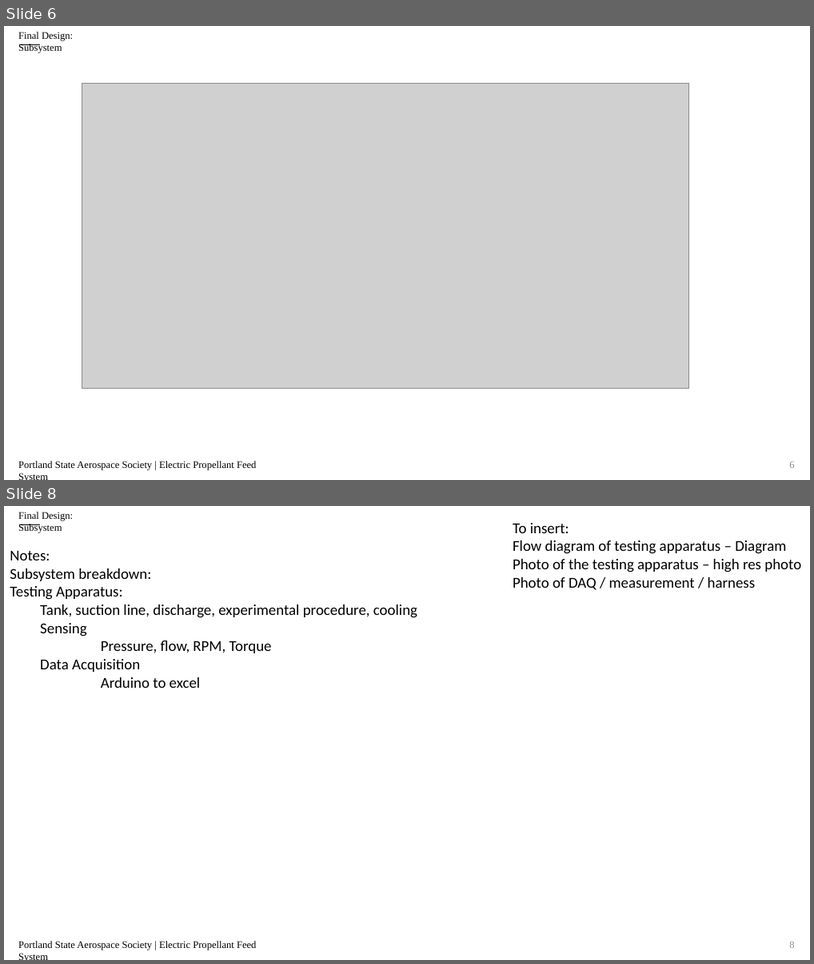
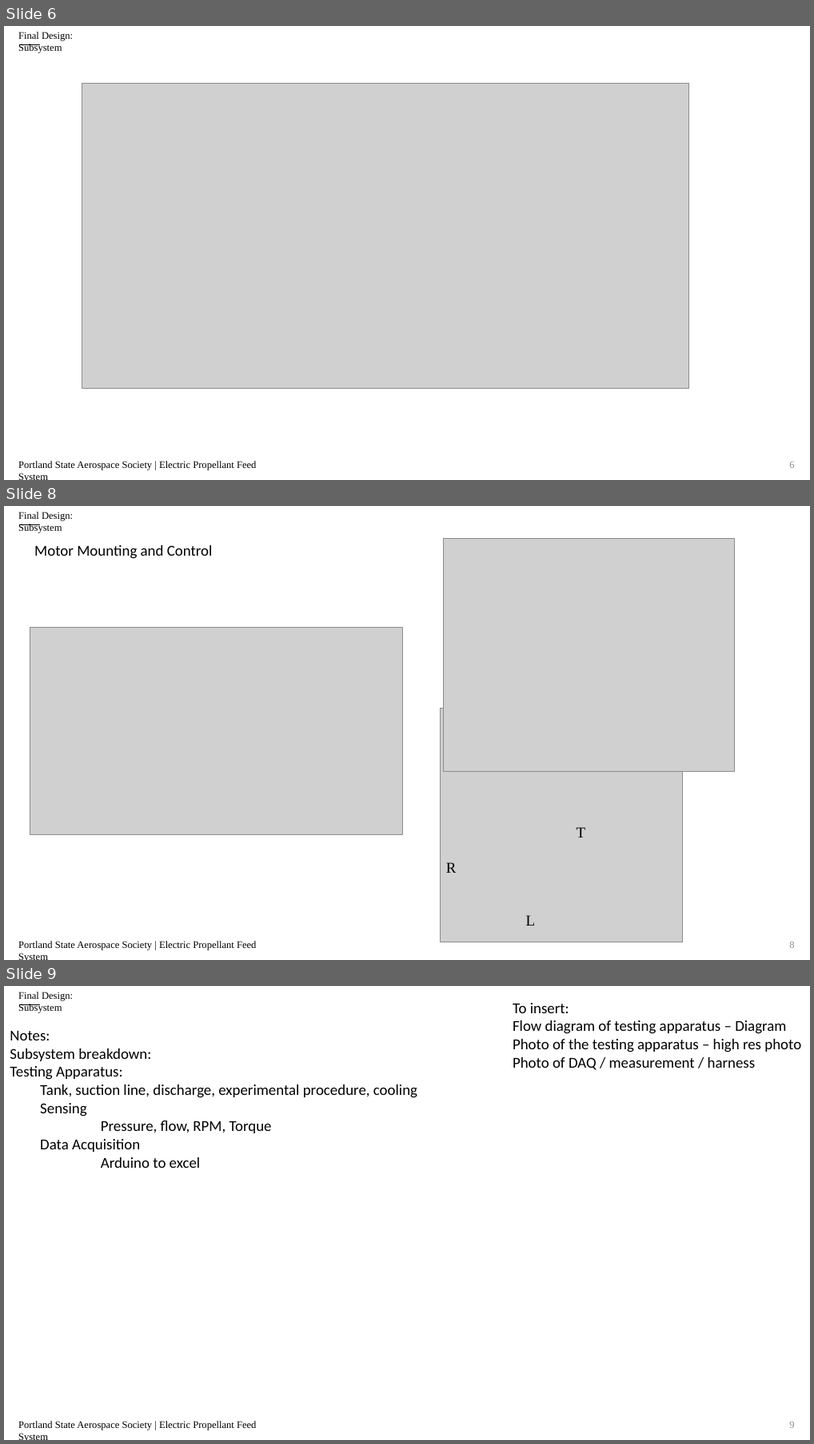
Before and after one commit to psas/electric-feed-system-prototype, a slide deck: Docs/Presentations/Slides/#5 design and subsystems.pptx. Shown one above the other, each under a label of ours: slides 6 and 8 before the commit, slides 6, 8 and 9 after it; the slides between them are not shown. The pictures are 814x964 and 814x1444 pixels, drawn with LibreOffice and Linux fonts; fonts in the diff are those of the drawing; grey boxes stand for pictures. Boxes give left, top, right and bottom in pixels: in the first picture for what was removed or moved away, otherwise in the second. Text is boxed around its words. In the diff, an @@ line names an element or a change of style, - is before the commit and + after.

```diff
--- a/Docs/Presentations/Slides/#5 design and subsystems.pptx
+++ b/Docs/Presentations/Slides/#5 design and subsystems.pptx
@@ slide 8 added at (4,506,810,960), background #FFFFFF @@
@@ text added at (18,512,73,533), 12 pt, text #000000 @@
+Final Design: Subsystem
@@ line added from (20, 524) to (40, 524), #000000 0.5 pt @@
@@ text added at (34,545,213,559), 18 pt, text #000000 @@
+Motor Mounting and Control
@@ picture added at (444,538,734,772) @@
@@ picture added at (30,627,402,835) @@
@@ picture added at (440,708,682,941) @@
@@ text added at (577,827,586,837), 18 pt, text #000000 @@
+T
@@ text added at (446,862,457,872), 18 pt, text #000000 @@
+R
@@ text added at (526,915,536,925), 18 pt, text #000000 @@
+L
@@ text added at (18,940,256,950), 12 pt, text #000000 @@
+Portland State Aerospace Society | Electric Propellant Feed System
@@ page number added at (790,941,794,948), 12 pt, text #8C8C8C @@
+8
@@ what was slide 8 is now slide 9 @@
```
Also in this commit, not shown: 1 slide changed, 3 other files.
